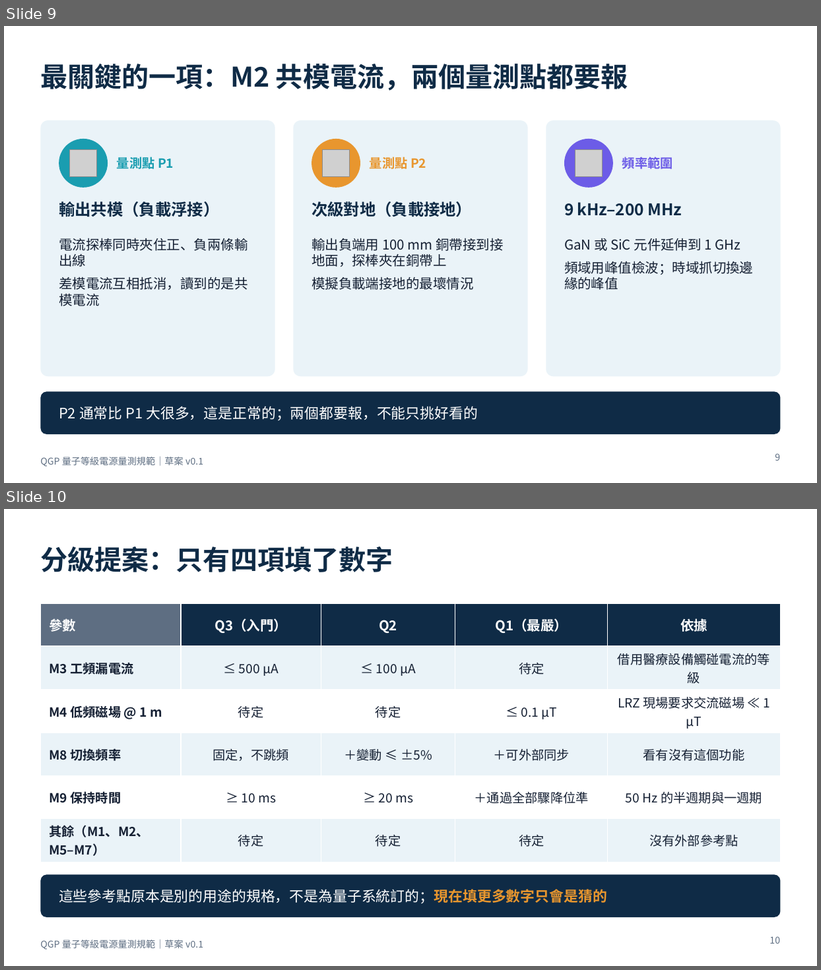
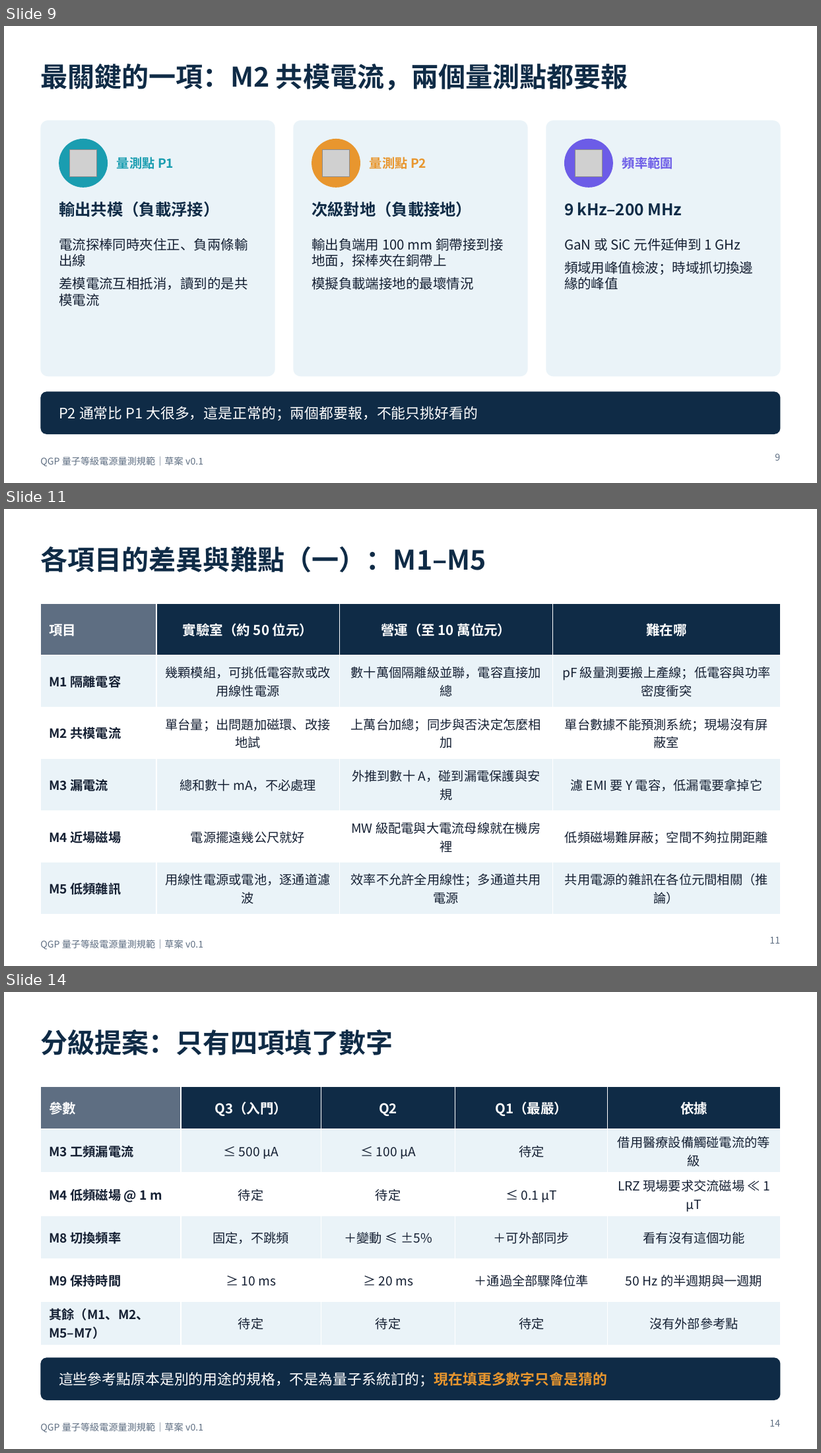
Before and after one commit to pcpcchen-coder/QuantumComputing, a slide deck: slides/output/qgp-measurement-spec.pptx. Shown one above the other, each under a label of ours: slides 9 and 10 before the commit, slides 9, 11 and 14 after it; the slides between them are not shown. The pictures are 821x970 and 821x1453 pixels, drawn with LibreOffice and Linux fonts; fonts in the diff are those of the drawing; grey boxes stand for pictures. Boxes give left, top, right and bottom in pixels: in the first picture for what was removed or moved away, otherwise in the second. Text is boxed around its words. In the diff, an @@ line names an element or a change of style, - is before the commit and + after.

```diff
--- a/slides/output/qgp-measurement-spec.pptx
+++ b/slides/output/qgp-measurement-spec.pptx
@@ slide 11 added at <box>4,509,817,966</box>, background #FFFFFF; not listed: 1 template element that a slide beside it also shows @@
@@ title added at <box>40,547,486,572</box>, 32 pt, text #0F2B46, bold @@
+各項目的差異與難點（一）：M1–M5
@@ table added at <box>40,603,781,907</box>, 6 rows, 4 columns @@
+項目 | 實驗室（約 50 位元） | 營運（至 10 萬位元） | 難在哪
+M1 隔離電容 | 幾顆模組，可挑低電容款或改用線性電源 | 數十萬個隔離級並聯，電容直接加總 | pF 級量測要搬上產線；低電容與功率密度衝突
+M2 共模電流 | 單台量；出問題加磁環、改接地試 | 上萬台加總；同步與否決定怎麼相加 | 單台數據不能預測系統；現場沒有屏蔽室
+M3 漏電流 | 總和數十 mA，不必處理 | 外推到數十 A，碰到漏電保護與安規 | 濾 EMI 要 Y 電容，低漏電要拿掉它
+M4 近場磁場 | 電源擺遠幾公尺就好 | MW 級配電與大電流母線就在機房裡 | 低頻磁場難屏蔽；空間不夠拉開距離
+M5 低頻雜訊 | 用線性電源或電池，逐通道濾波 | 效率不允許全用線性；多通道共用電源 | 共用電源的雜訊在各位元間相關（推論）
@@ page number added at <box>770,937,780,944</box>, 11 pt, text #5E6E82 @@
+11
@@ what was slide 10 is now slide 14 @@
@@ page number at <box>770,1420,780,1427</box>: text changed @@
-10
+14
```
Also in this commit, not shown: 3 other slides added, 6 other files.
